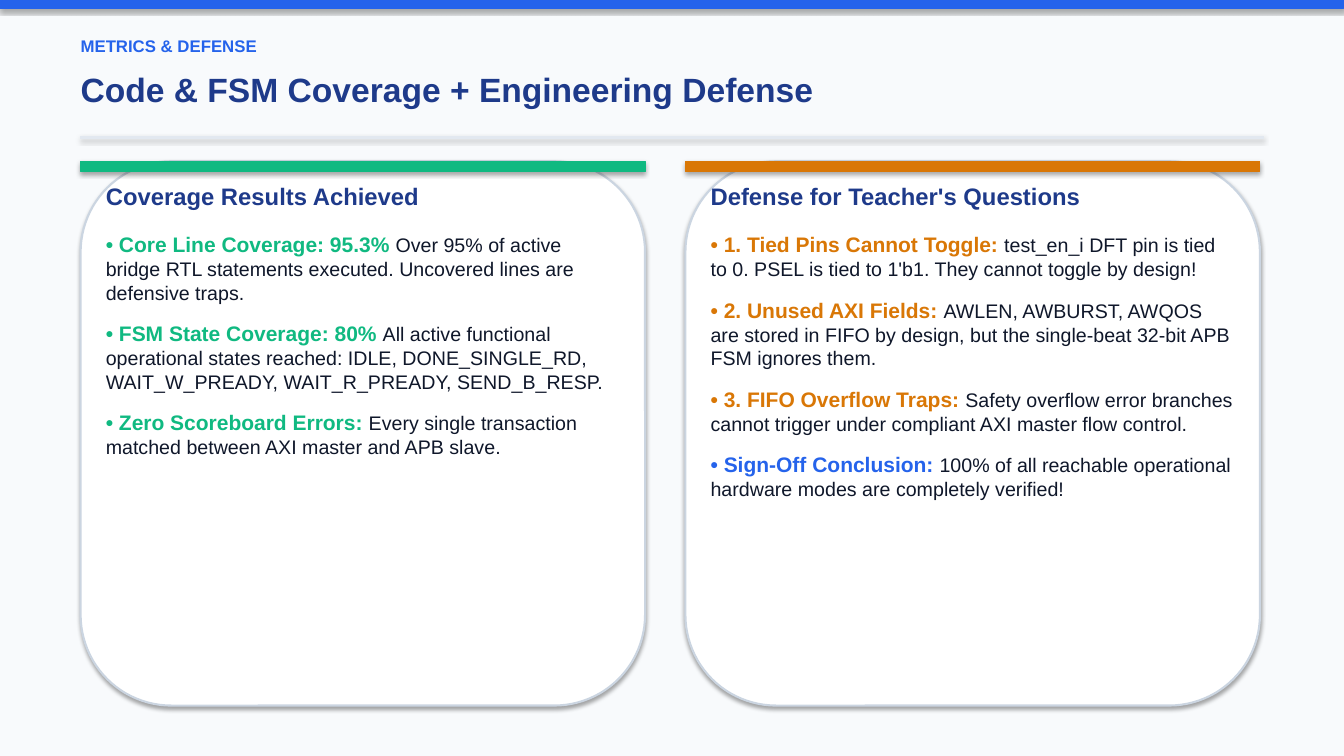
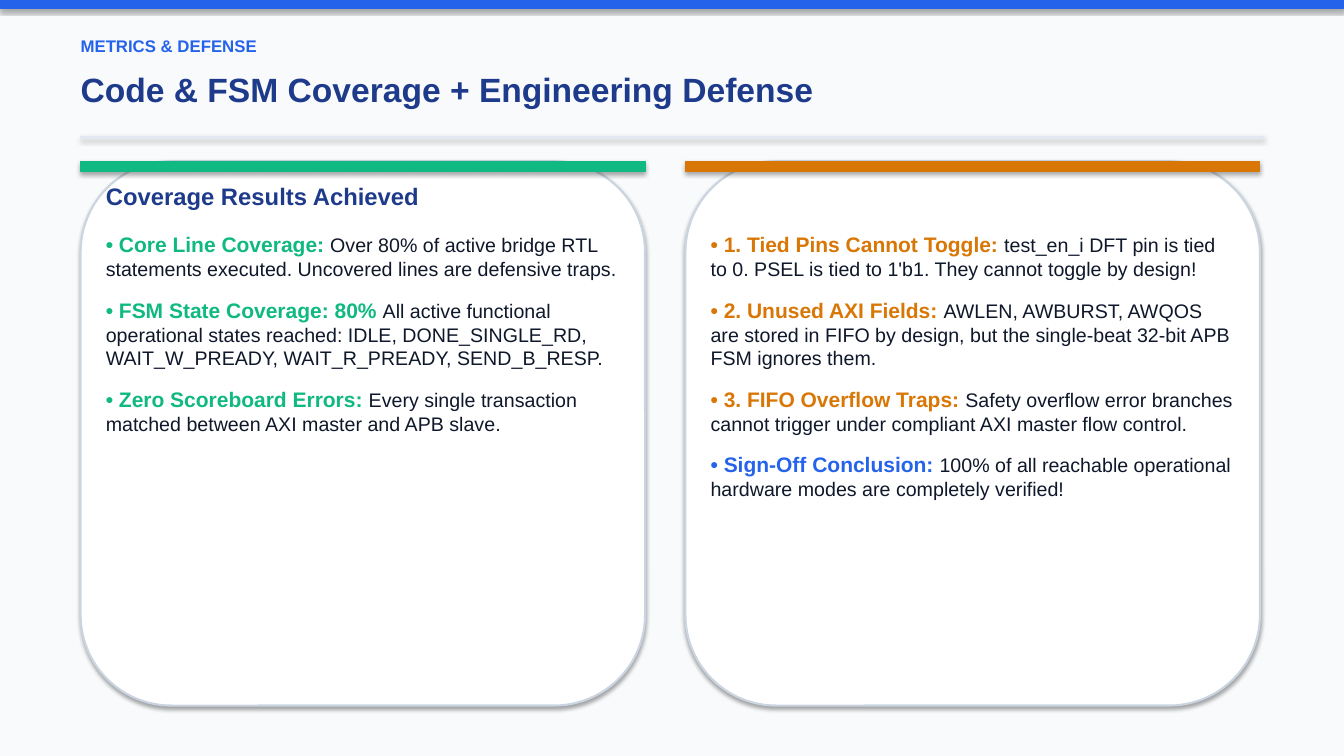
Before and after one commit to Jareer-k-jerry/Jareer_AXI_2_APB_Project, a slide deck: slide 18 of docs/AXI2APB_UVM_Verification_Presentation_V2.pptx. Drawn at 1344x756 pixels with LibreOffice and Linux fonts; fonts in the diff are those of the drawing. Boxes give left, top, right and bottom in pixels: in the first picture for what was removed or moved away, otherwise in the second. Text is boxed around its words. In the diff, an @@ line names an element or a change of style, - is before the commit and + after.

Commit message:
Updated Functional Coverage

```diff
--- a/docs/AXI2APB_UVM_Verification_Presentation_V2.pptx
+++ b/docs/AXI2APB_UVM_Verification_Presentation_V2.pptx
@@ text removed at (711,186,1079,210) @@
-Defense for Teacher's Questions
@@ text at (106,236,616,280): text changed @@
-• Core Line Coverage: 95.3% Over 95% of active bridge RTL statements executed. Uncovered lines are defensive traps.
+• Core Line Coverage: Over 80% of active bridge RTL statements executed. Uncovered lines are defensive traps.
```
Also in this commit, not shown: 1 other slide changed.
